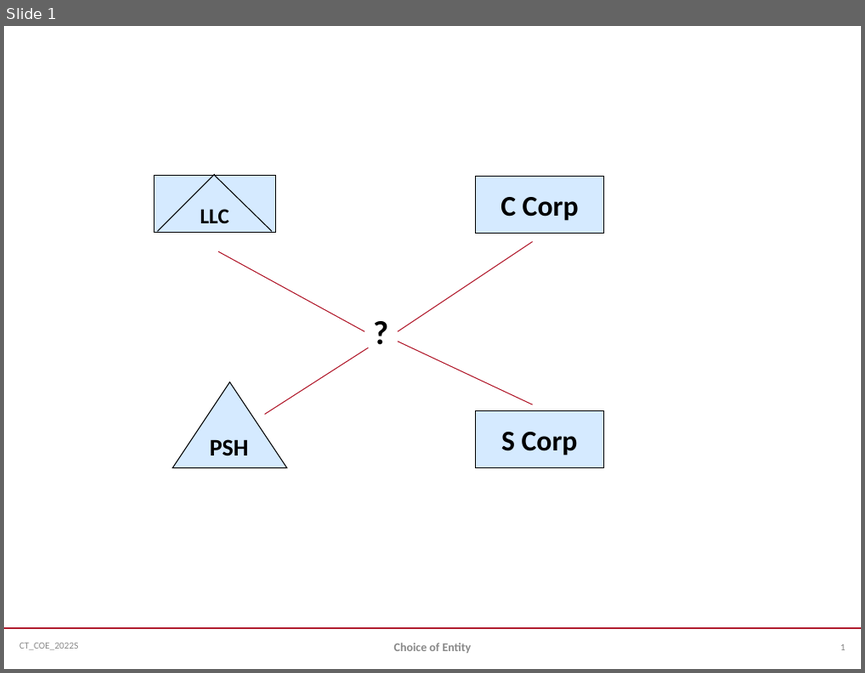
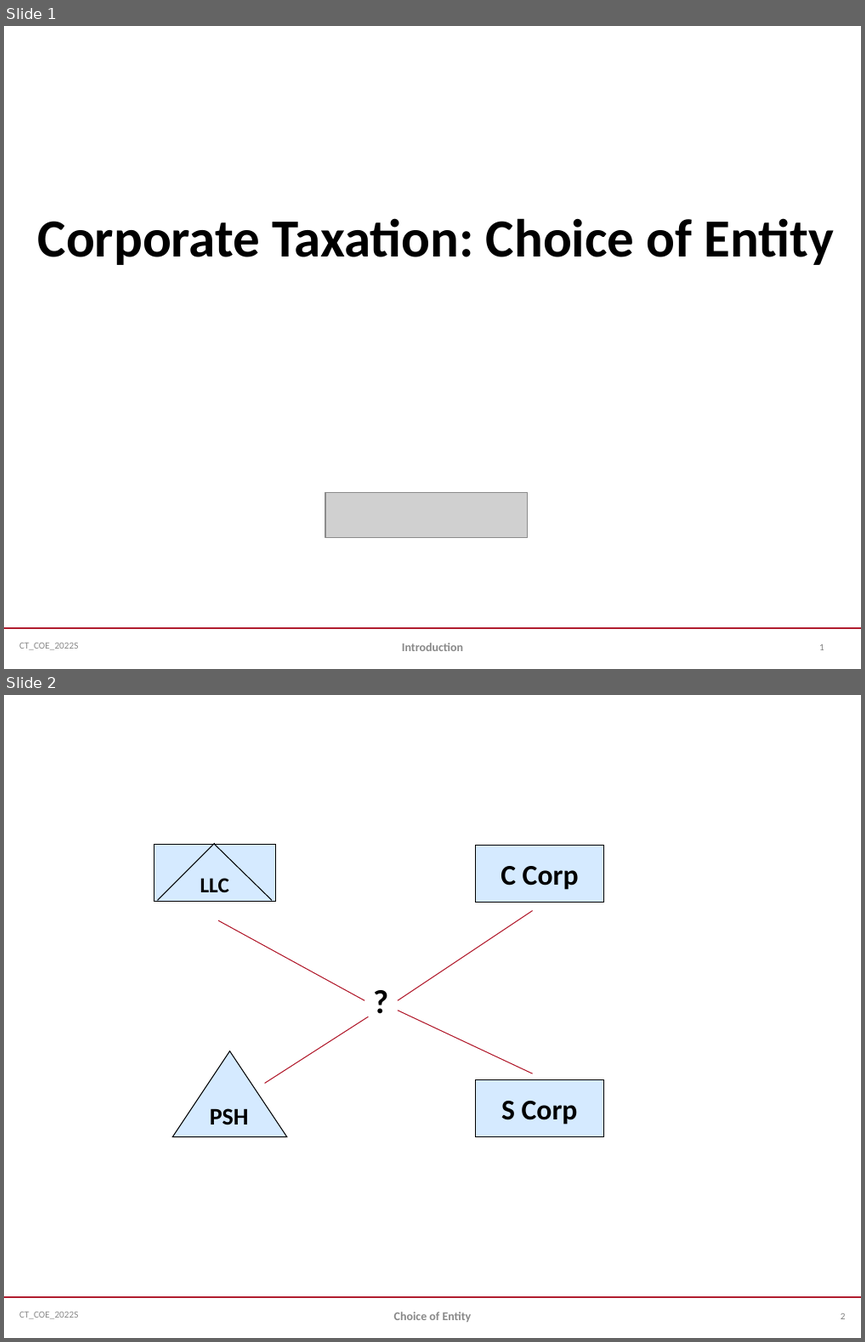
Before and after one commit to jmc877/Corporate-Tax, a slide deck: slides/CT_COE_2022S.pptx. Shown one above the other, each under a label of ours: slide 1 before the commit, slides 1 and 2 after it. The pictures are 865x673 and 865x1342 pixels, drawn with LibreOffice and Linux fonts; fonts in the diff are those of the drawing; grey boxes stand for pictures. Boxes give left, top, right and bottom in pixels: in the first picture for what was removed or moved away, otherwise in the second. Text is boxed around its words. In the diff, an @@ line names an element or a change of style, - is before the commit and + after.

```diff
--- a/slides/CT_COE_2022S.pptx
+++ b/slides/CT_COE_2022S.pptx
@@ slide 1 added at (x1=4, y1=26, x2=861, y2=669), background #FFFFFF; not listed: 2 template elements that a slide beside it also shows @@
@@ title added at (x1=38, y1=218, x2=834, y2=265), 45 pt, text #000000, bold @@
+Corporate Taxation: Choice of Entity
@@ picture added at (x1=325, y1=492, x2=528, y2=538) @@
@@ text added at (x1=402, y1=642, x2=463, y2=651), 10 pt, text #898989, bold @@
+Introduction
@@ page number added at (x1=819, y1=644, x2=824, y2=650), 8 pt, text #808080 @@
+1
@@ what was slide 1 is now slide 2 @@
@@ page number at (x1=840, y1=1313, x2=846, y2=1319): text changed @@
-1
+2
```
Also in this commit, not shown: 1 slide changed, 4 other files.
